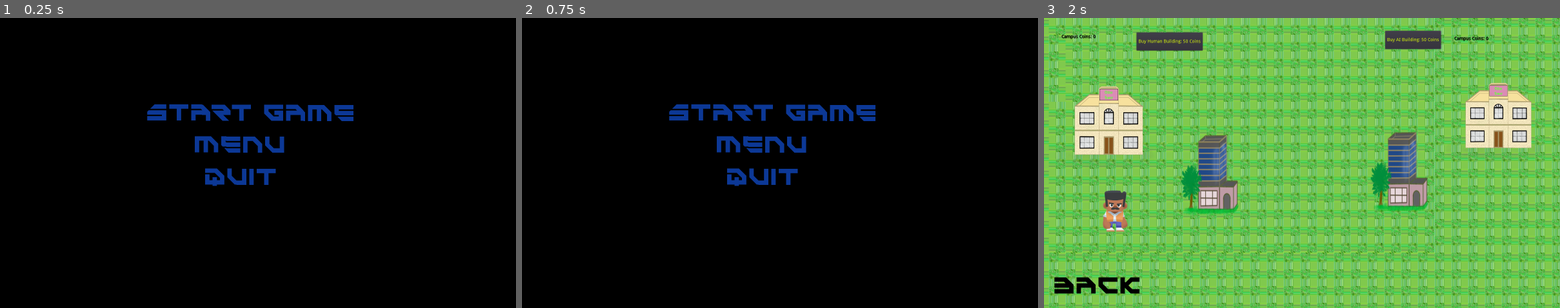
Above: before the commit, frames 1-3 (left to right).
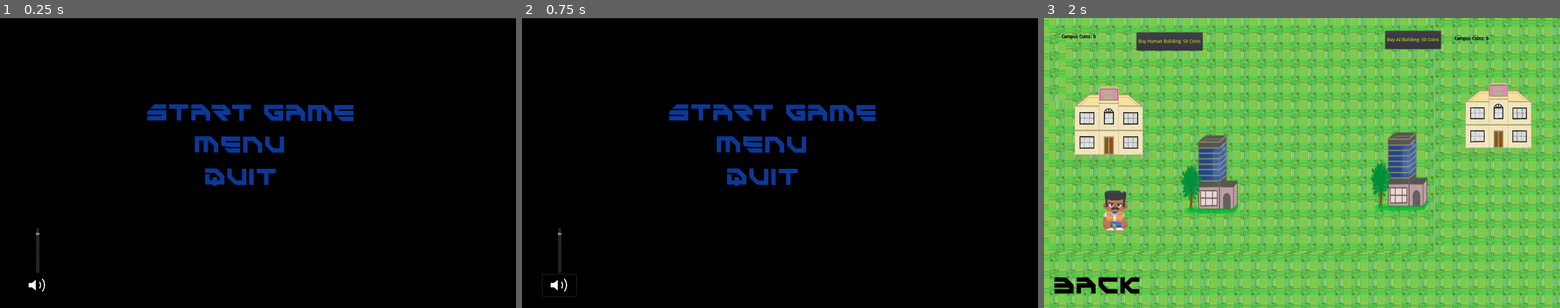
Above: after the commit, the same moments.

Repository: xLegoshiWolfx/Campus_Clash_Protoytpe
Game: Godot game, scene res://Scene/Main_Menu.tscn
Same seed, same stepped clock (60 frames per second), same inputs: the game is played once before the commit and once after it. Video files are missing from this copy of the repository; at most half a second of black plays in their place.
Inputs (mouse positions are in pixels of both pictures, inside the frame that each line leads up to):
- Up to frame 1 (0.25 s): no input
- Up to frame 2 (0.75 s): click (558, 284) at 0.52 s
- Up to frame 3 (2 s): click "Start Game" at 1.25 s

The runs differ from the first frame. In frame 1, 0.4% of the frame differs, in the area x 0-100%, y 0-95%; in frame 2, 0.4%, in the area x 0-100%, y 0-97%; in frame 3, nothing differs.

Commit message:
Volume slider
Volume slider added.

Diff:
--- a/Background_video/Background_video_1.tscn
+++ b/Background_video/Background_video_1.tscn
@@ -1,6 +1,4 @@
-[gd_scene load_steps=2 format=2]
-
-[ext_resource path="res://Background_video/video.ogv" type="VideoStream" id=1]
+[gd_scene format=2]
 
 [node name="Node2D" type="Node2D"]
 
@@ -10,13 +8,3 @@
 __meta__ = {
 "_edit_use_anchors_": false
 }
-
-[node name="VideoPlayer" type="VideoPlayer" parent="."]
-margin_top = -1.0
-margin_right = 1587.0
-margin_bottom = 898.0
-stream = ExtResource( 1 )
-volume_db = -80.0
-__meta__ = {
-"_edit_use_anchors_": false
-}
--- a/Scene/Main_Menu.gd
+++ b/Scene/Main_Menu.gd
@@ -10,5 +10,12 @@
 func _on_Quit_button_pressed():
 	get_tree().quit()
 
+func _on_Volume_button_pressed():
+	pass
+
 func _ready():
 	Audio1.play_music()
+
+
+func _on_VSlider_value_changed(value):
+	AudioServer.set_bus_volume_db(AudioServer.get_bus_index("Master"),value)
--- a/Scene/Main_Menu.tscn
+++ b/Scene/Main_Menu.tscn
@@ -1,16 +1,19 @@
-[gd_scene load_steps=5 format=2]
+[gd_scene load_steps=6 format=2]
 
 [ext_resource path="res://Scene/Main_Menu.gd" type="Script" id=1]
 [ext_resource path="res://Fonts/Font_Designs/Menu_font_styles.tres" type="DynamicFont" id=2]
 [ext_resource path="res://Background_video/video_2.ogv" type="VideoStream" id=3]
 [ext_resource path="res://Scene/VideoPlayer.gd" type="Script" id=4]
+[ext_resource path="res://PNG/Volume_icon.png" type="Texture" id=5]
 
 [node name="Main_Menu" type="Node2D"]
 script = ExtResource( 1 )
 
 [node name="VideoPlayer" type="VideoPlayer" parent="."]
-margin_right = 1614.0
-margin_bottom = 905.0
+margin_left = -3.75549
+margin_top = 0.751831
+margin_right = 1610.24
+margin_bottom = 905.752
 stream = ExtResource( 3 )
 autoplay = true
 script = ExtResource( 4 )
@@ -66,7 +69,36 @@
 "_edit_use_anchors_": false
 }
 
+[node name="Volume_button" type="Button" parent="."]
+margin_left = 61.8624
+margin_top = 793.663
+margin_right = 168.862
+margin_bottom = 864.663
+flat = true
+__meta__ = {
+"_edit_use_anchors_": false
+}
+
+[node name="Sprite" type="Sprite" parent="Volume_button"]
+position = Vector2( 52.2531, 36.4492 )
+scale = Vector2( 0.0735634, 0.0821259 )
+texture = ExtResource( 5 )
+
+[node name="VSlider" type="VSlider" parent="Volume_button"]
+margin_left = 37.0
+margin_top = -142.978
+margin_right = 73.0
+margin_bottom = -1.97784
+min_value = -60.0
+max_value = 6.0
+tick_count = 1
+__meta__ = {
+"_edit_use_anchors_": false
+}
+
 [connection signal="ready" from="VideoPlayer" to="." method="_on_VideoPlayer_ready"]
 [connection signal="pressed" from="Start_game_button" to="." method="_on_Button_pressed"]
 [connection signal="pressed" from="Menu_button" to="." method="_on_Button2_pressed"]
 [connection signal="pressed" from="Quit_button" to="." method="_on_Quit_button_pressed"]
+[connection signal="pressed" from="Volume_button" to="." method="_on_Volume_button_pressed"]
+[connection signal="value_changed" from="Volume_button/VSlider" to="." method="_on_VSlider_value_changed"]
--- /dev/null
+++ b/default_bus_layout.tres
@@ -0,0 +1,4 @@
+[gd_resource type="AudioBusLayout" format=2]
+
+[resource]
+bus/0/volume_db = -10.7507
Binary file added: PNG/Volume_icon.png
Not shown, added: PNG/Volume_icon.png.import
Not shown, changed: .DS_Store
Not shown, changed: Background_video/.DS_Store
Not shown, added: PNG/.DS_Store
